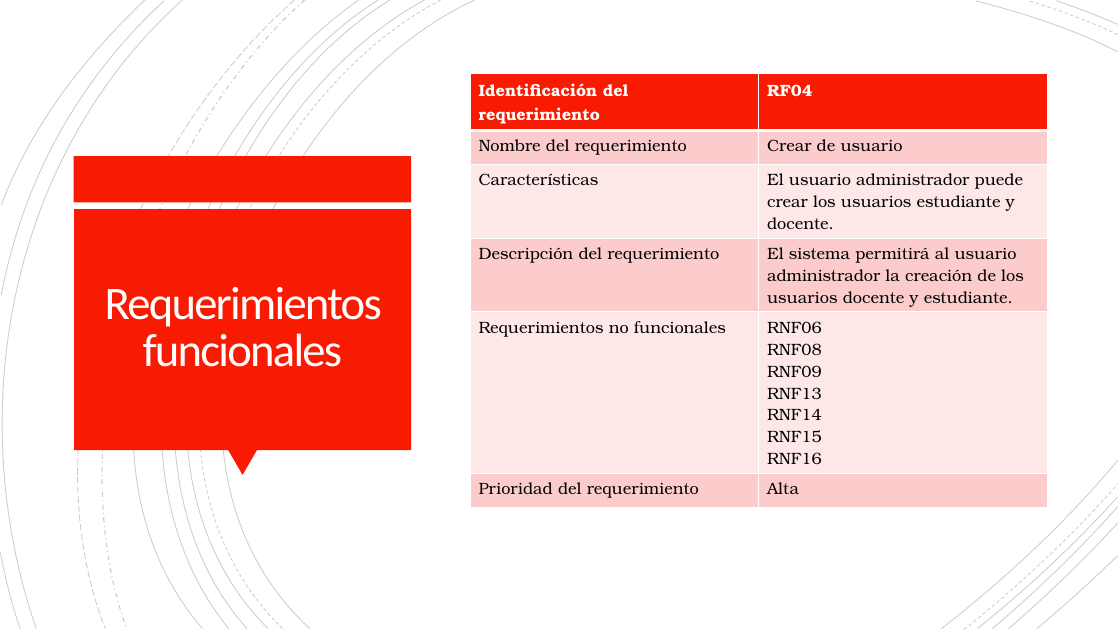
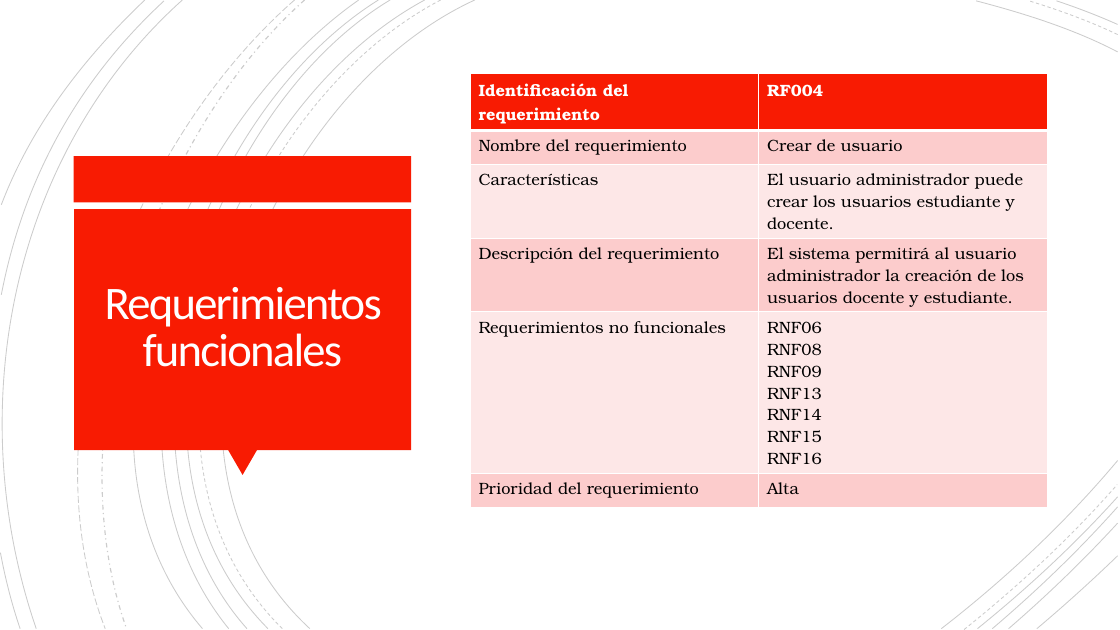
Before and after one commit to Dillan444/PROYECTO_SENA, a slide deck: slide 35 of PLANTEAMIENTO_DEL_PROBLEMA.pptx. Drawn at 1120x630 pixels with LibreOffice and Linux fonts; fonts in the diff are those of the drawing. Boxes give left, top, right and bottom in pixels: in the first picture for what was removed or moved away, otherwise in the second. Text is boxed around its words. In the diff, an @@ line names an element or a change of style, - is before the commit and + after.

```diff
--- a/PLANTEAMIENTO_DEL_PROBLEMA.pptx
+++ b/PLANTEAMIENTO_DEL_PROBLEMA.pptx
@@ table at box(471, 74, 1047, 502) @@
-row 1, column 2: RF04
+row 1, column 2: RF004
```
Also in this commit, not shown: 15 other slides changed, 1 slide added, 1 other file.
